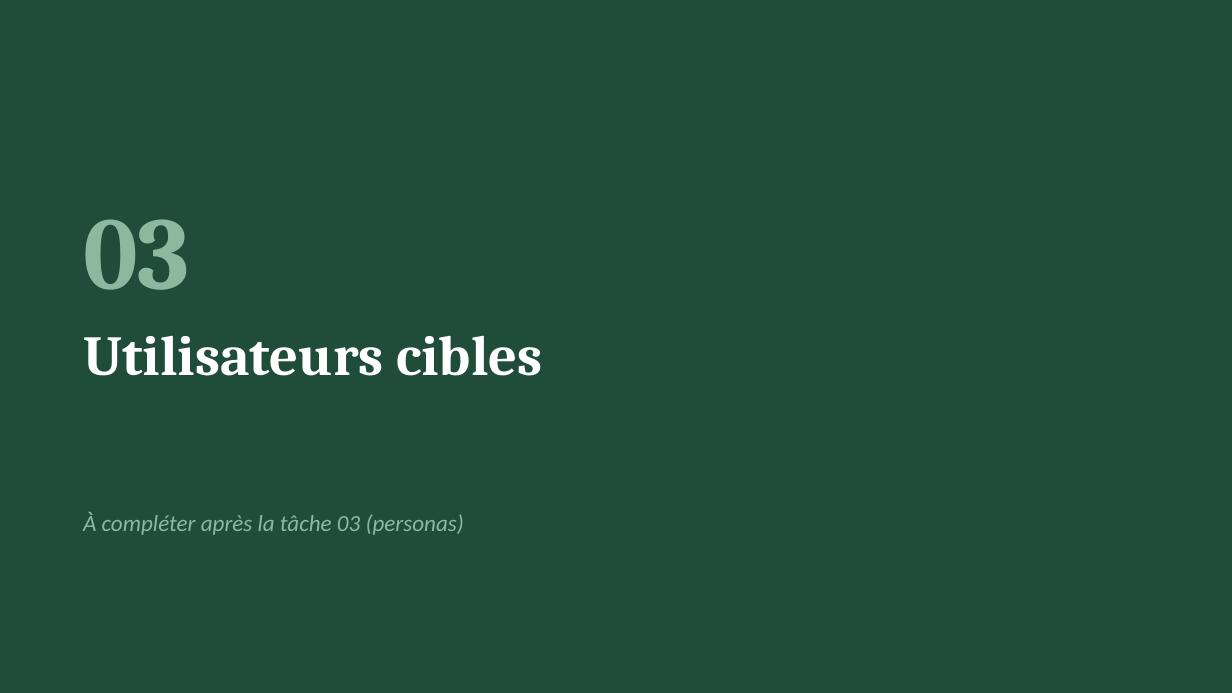
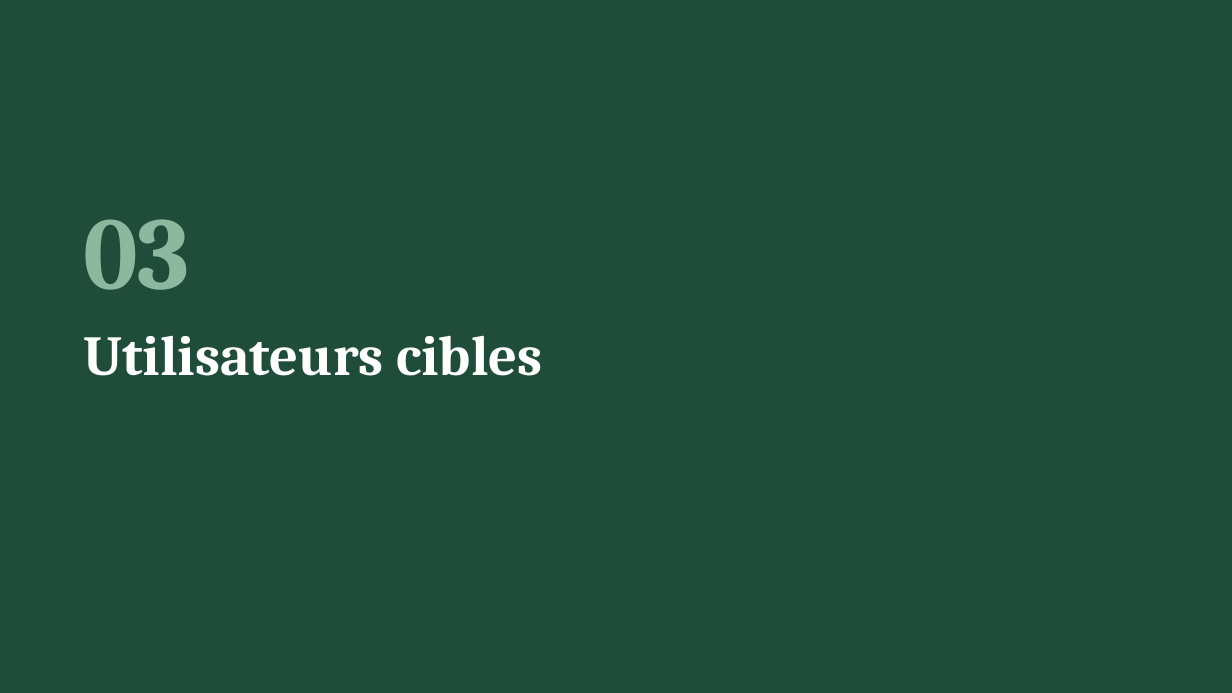
Before and after one commit to kaderouadahi/EcoBudget, a slide deck: slide 16 of livrables/L1_conception.pptx (slide 15 before the commit). Drawn at 1232x693 pixels with LibreOffice and Linux fonts; fonts in the diff are those of the drawing. Boxes give left, top, right and bottom in pixels: in the first picture for what was removed or moved away, otherwise in the second. Text is boxed around its words. In the diff, an @@ line names an element or a change of style, - is before the commit and + after.

Commit message:
Personas 1, 2 et 3 fait
Personas 1,2 et 3 ajoutés au rapport de conception + Analyse des besoins mise à jour (forme + problématique)

```diff
--- a/livrables/L1_conception.pptx
+++ b/livrables/L1_conception.pptx
@@ text removed at box(83, 512, 464, 535) @@
-À compléter après la tâche 03 (personas)
```
Also in this commit, not shown: 7 other slides changed, 8 slides added, 3 slides removed, 5 other files.
